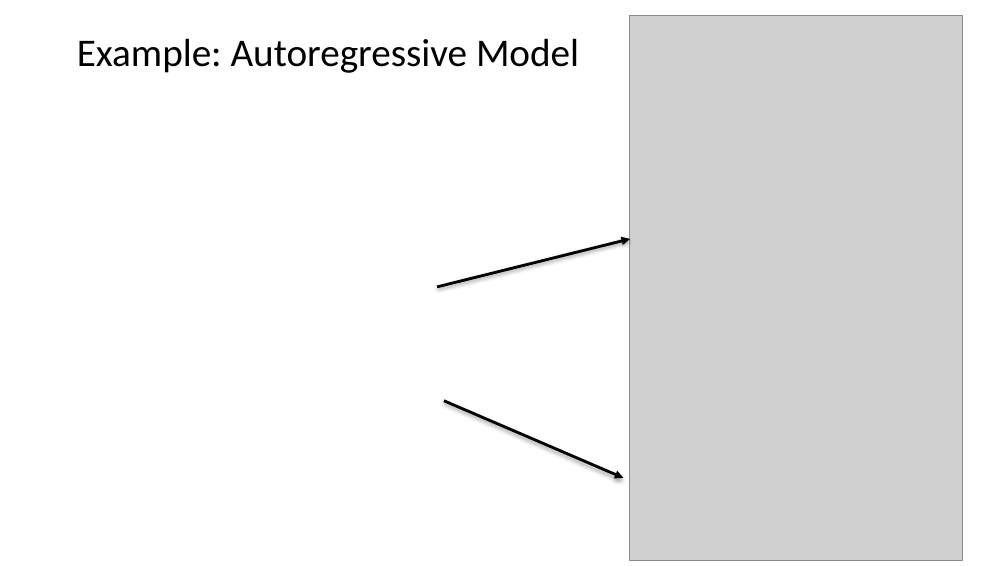
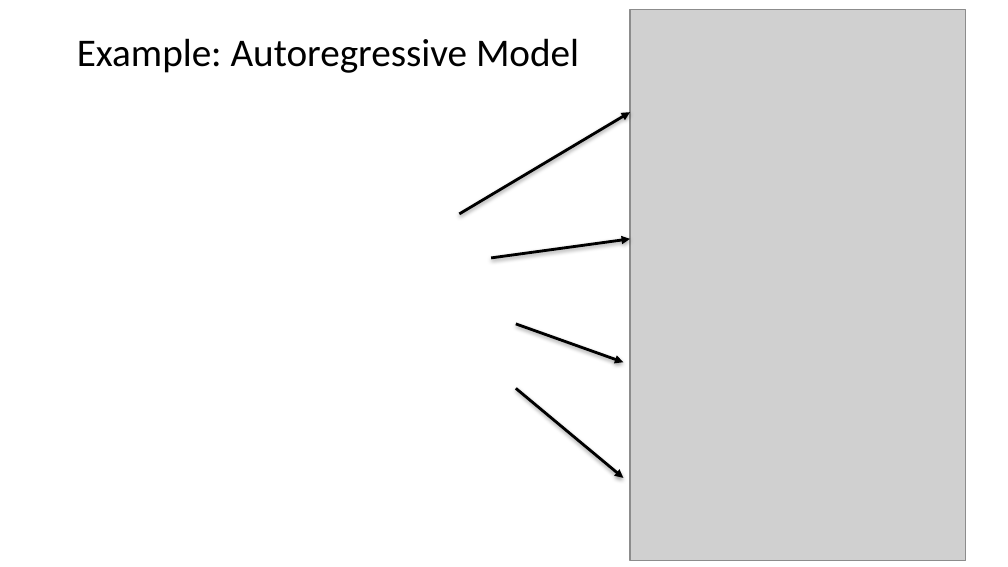
Before and after one commit to StephenElston/CSCI-E-83, a slide deck: slide 18 of LectureSlides/12_IntroductionToTimeSeriesForecasting.pptx (slide 16 before the commit). Drawn at 1008x567 pixels with LibreOffice and Linux fonts; fonts in the diff are those of the drawing; grey boxes stand for pictures. Boxes give left, top, right and bottom in pixels: in the first picture for what was removed or moved away, otherwise in the second. Text is boxed around its words. In the diff, an @@ line names an element or a change of style, - is before the commit and + after.

```diff
--- a/LectureSlides/12_IntroductionToTimeSeriesForecasting.pptx
+++ b/LectureSlides/12_IntroductionToTimeSeriesForecasting.pptx
@@ picture: place and size @@
-picture at <box>630,16,963,561</box>
+picture at <box>630,9,966,560</box>
@@ arrow added from (460, 214) to (630, 112), #000000 2 pt @@
@@ arrow moved from (437, 287) - (630, 239) to (491, 258) - (630, 239) @@
@@ arrow added from (516, 324) to (623, 362), #000000 2 pt @@
@@ arrow moved from (444, 401) - (623, 478) to (516, 388) - (623, 478) @@
```
Also in this commit, not shown: 11 other slides changed, 11 slides added.
